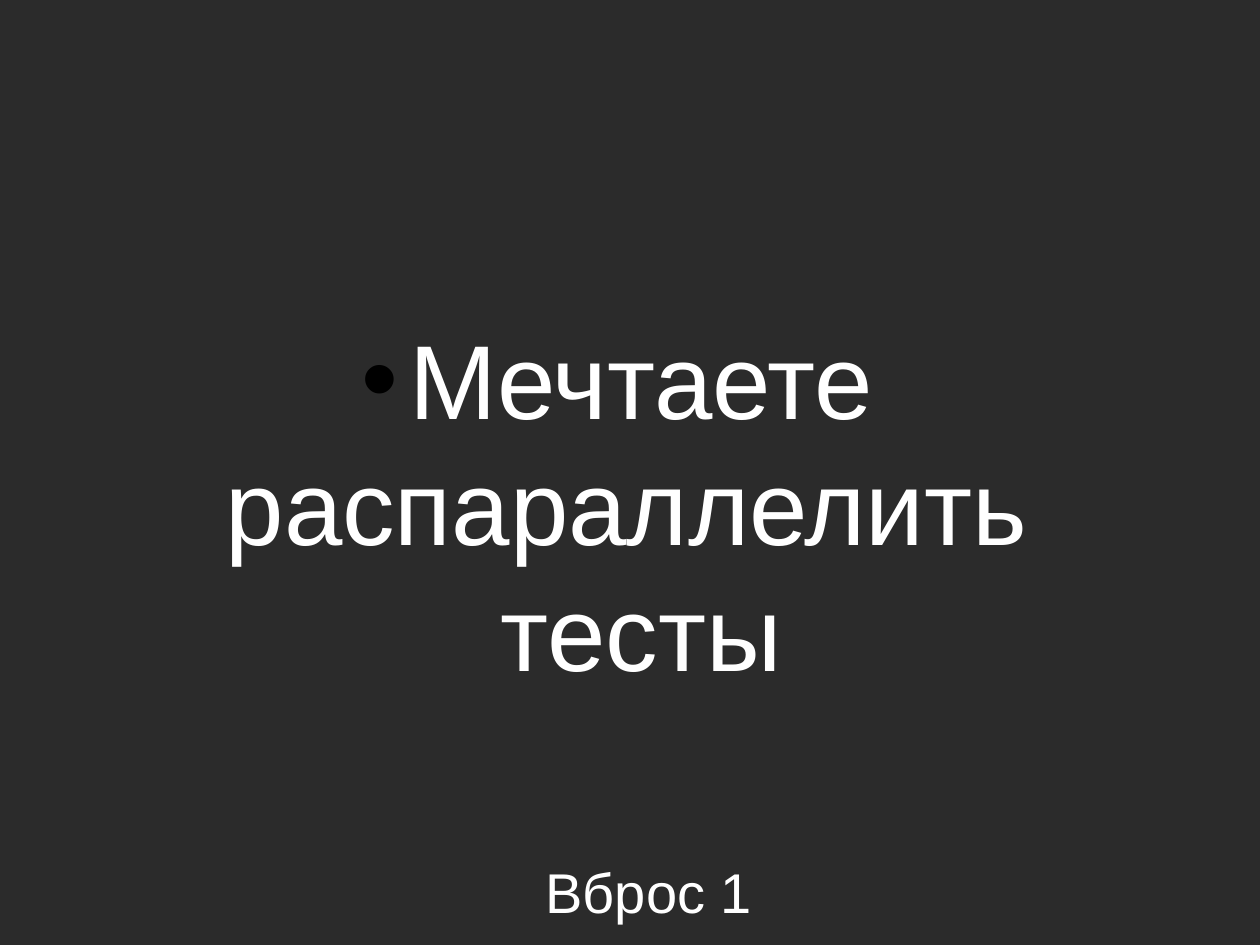
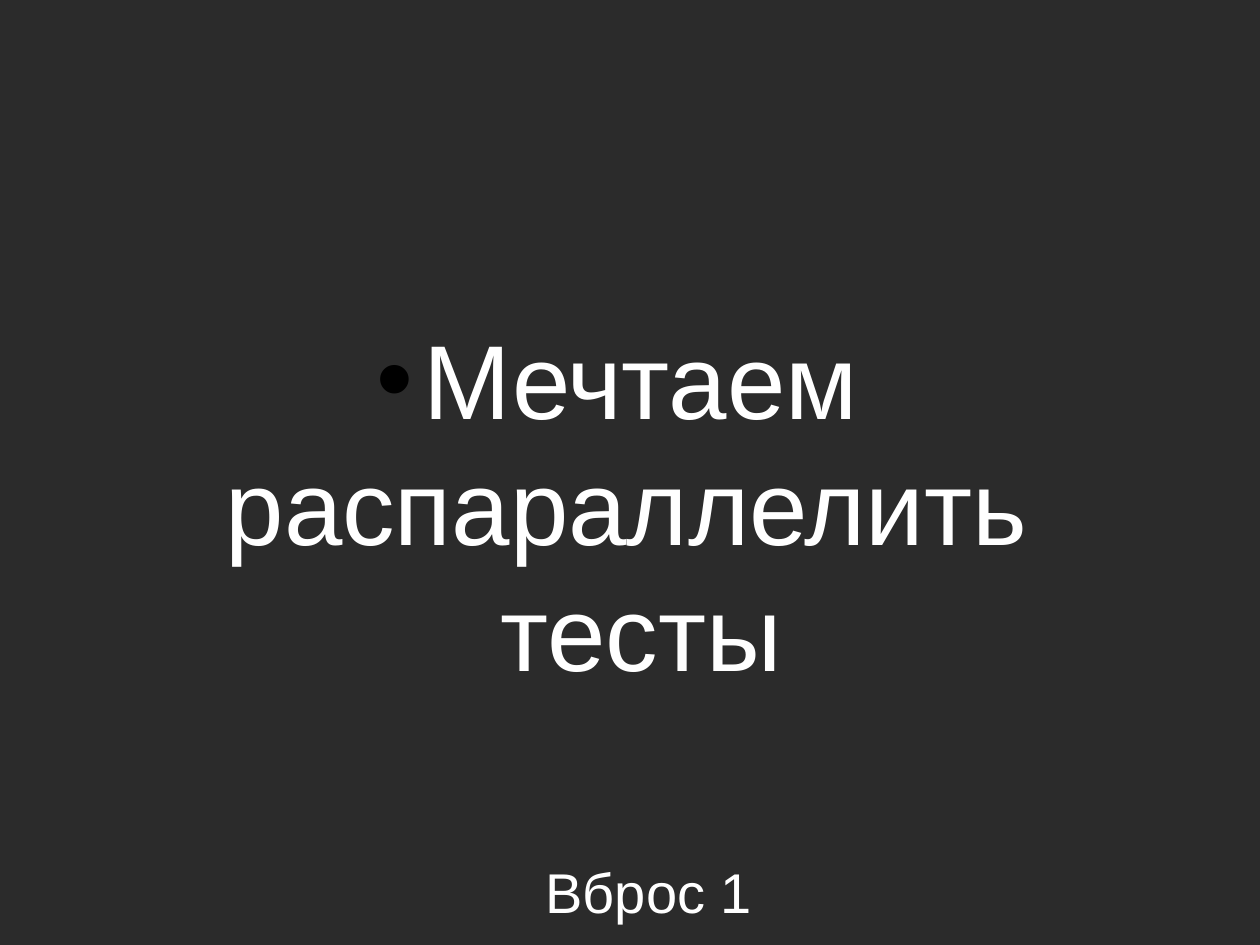
Before and after one commit to asolntsev/presentations, a slide deck: slide 4 of ui-tests/the_fast_and_the_continuous.seleniumcamp2014.odp. Drawn at 1260x945 pixels with LibreOffice and Linux fonts; fonts in the diff are those of the drawing; background and template pictures are left out; a plain dark background stands for a picture behind light text. Boxes give left, top, right and bottom in pixels: in the first picture for what was removed or moved away, otherwise in the second. Text is boxed around its words. In the diff, an @@ line names an element or a change of style, - is before the commit and + after.

```diff
--- a/ui-tests/the_fast_and_the_continuous.seleniumcamp2014.odp
+++ b/ui-tests/the_fast_and_the_continuous.seleniumcamp2014.odp
@@ text at (226, 346, 1027, 672): text changed @@
-• Мечтаете
-  распараллелить
-  тесты
+• Мечтаем
+  распараллелить
+  тесты
```
Also in this commit, not shown: 5 other slides changed, 22 slides added, 3 slides removed.
